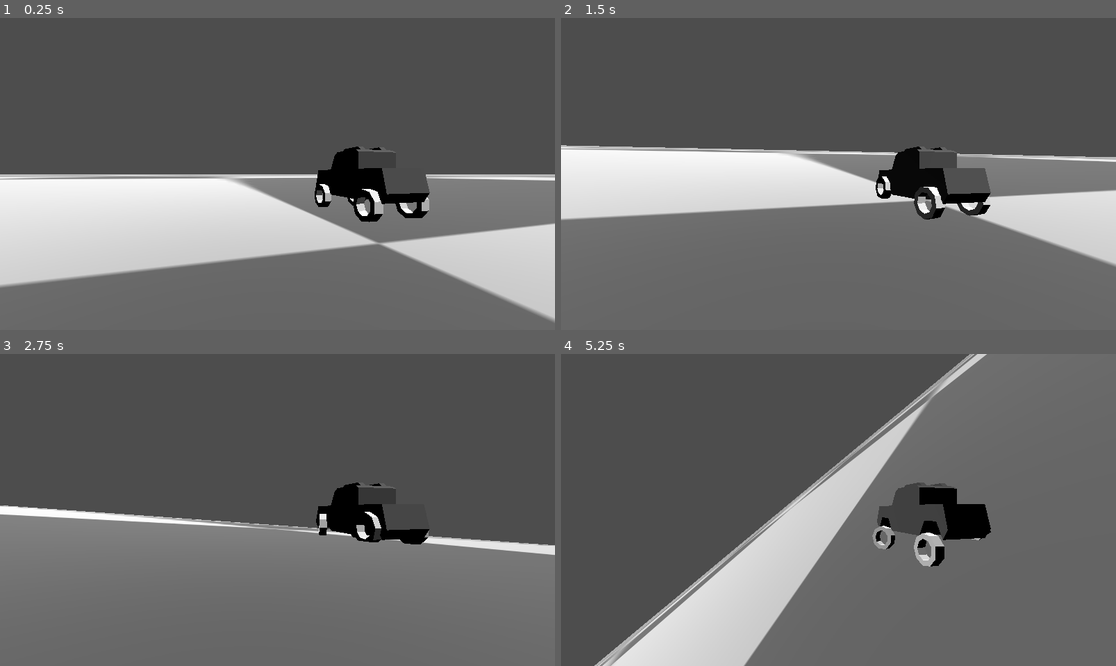
Above: before the commit, frames 1-4 (two rows, left to right).
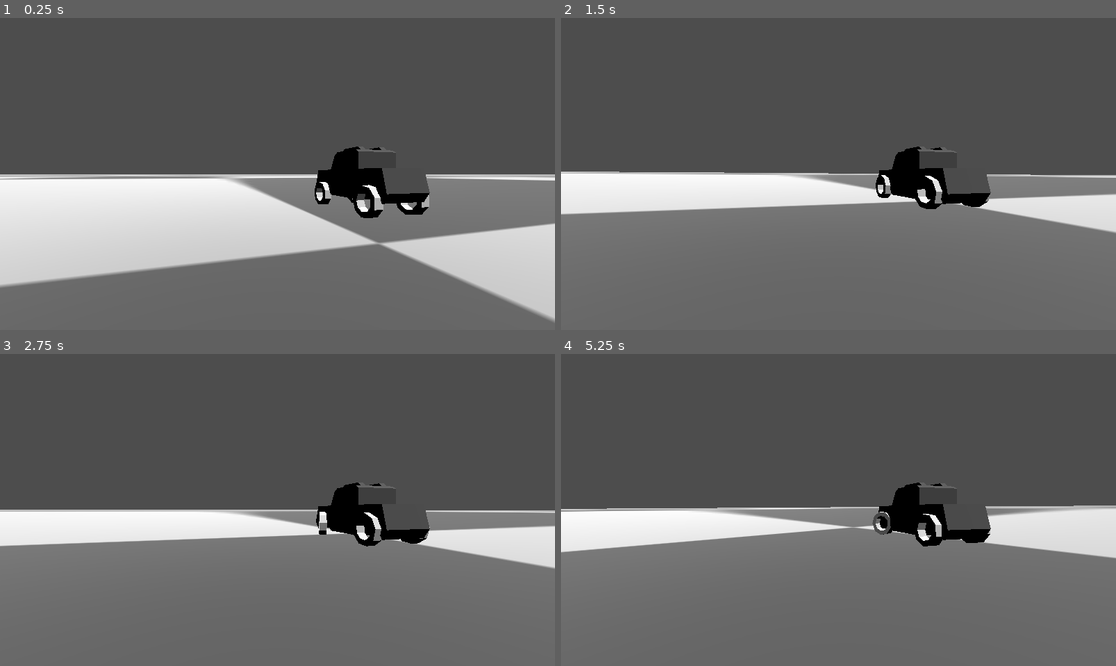
Above: after the commit, the same moments.

Repository: luankaike-code/jh_conclusao_dev
Game: Godot game, scene res://scenes/worlds/test/test_world.tscn
The game is run twice, just before and just after one commit, with the same random seed, the same clock (stepped at 60 frames per second) and the same inputs.
Inputs:
- Up to frame 1 (0.25 s): no input
- Up to frame 2 (1.5 s): hold D (game_turn_right) 0.53-1.28 s; tap S (game_deceleration) at 0.6, 1.35 s; hold A (game_turn_left) from 1.28 s (still down)
- Up to frame 3 (2.75 s): release A (game_turn_left) at 2.03 s; hold D (game_turn_right) from 2.03 s (still down); tap S (game_deceleration) at 2.1 s
- Up to frame 4 (5.25 s): release D (game_turn_right) at 2.78 s; hold W (game_acceleration) 2.78-3.53 s; tap S (game_deceleration) every 0.75 s from 2.85 to 5.1 s; hold A (game_turn_left) from 3.53 s (still down)

The runs differ from the first frame. In frame 1, 0.5% of the frame differs, in the area x 56-78%, y 52-66%; in frame 2, 10%; in frame 3, 8.4%; in frame 4, 46%, in the area x 0-100%, y 0-100%.

Commit message:
Fix car acceleration in straight line

Diff:
--- a/code-tcc-jh/scenes/raycast_car/raycast_car.gd
+++ b/code-tcc-jh/scenes/raycast_car/raycast_car.gd
@@ -3,7 +3,7 @@
 
 @export var wheels: Array[RaycastWheel]
 
-@export var acceleration := 100.0
+@export var acceleration := 800.0
 @export var deceleration := 100.0
 @export var motor_input: int
 
--- a/code-tcc-jh/scenes/raycast_car/raycast_car.tscn
+++ b/code-tcc-jh/scenes/raycast_car/raycast_car.tscn
@@ -11,6 +11,7 @@
 points = PackedVector3Array(0.5661, 2.4687648, -1.61972, -2.0370998, -0.98897487, -6.4970074, -2.0353901, -0.859937, -6 …(733 unchanged characters)…
 
 [node name="RaycastCar" type="RigidBody3D" unique_id=1540622167 node_paths=PackedStringArray("wheels")]
+mass = 50.0
 script = ExtResource("1_46vcx")
 wheels = [NodePath("RaycastWheelBL"), NodePath("RaycastWheelBR"), NodePath("RaycastWheelFL"), NodePath("RaycastWheelFR")]
 
@@ -24,15 +25,23 @@
 shape = SubResource("ConvexPolygonShape3D_lsq2b")
 
 [node name="RaycastWheelFL" parent="." unique_id=2125478287 instance=ExtResource("2_scyro")]
-transform = Transform3D(1, 0, 0, 0, 1, 0, 0, 0, 1, -1.677, -1.221544, -2.852)
+transform = Transform3D(1, 0, 0, 0, 1, 0, 0, 0, 1, -1.677, -0.99801254, -2.852)
+suspension_strength = 5000.0
+damping_strength = 50.0
 
 [node name="RaycastWheelFR" parent="." unique_id=1939493024 instance=ExtResource("2_scyro")]
-transform = Transform3D(1, 0, 0, 0, 1, 0, 0, 0, 1, 1.677, -1.221544, -2.852)
+transform = Transform3D(1, 0, 0, 0, 1, 0, 0, 0, 1, 1.677, -0.99801254, -2.852)
+suspension_strength = 5000.0
+damping_strength = 50.0
 
 [node name="RaycastWheelBL" parent="." unique_id=37950975 instance=ExtResource("2_scyro")]
-transform = Transform3D(0.99999875, -0.0015678873, -0.00016444211, 0.0015677918, 0.99999857, -0.00056761777, 0.00016534884, 0.0005673543, 0.9999998, -1.6772771, -1.221823, 2.6555295)
+transform = Transform3D(0.99999875, -0.0015678873, -0.00016444211, 0.0015677918, 0.99999857, -0.00056761777, 0.00016534884, 0.0005673543, 0.9999998, -1.6772771, -0.9982915, 2.6555295)
+suspension_strength = 5000.0
+damping_strength = 50.0
 has_motor = true
 
 [node name="RaycastWheelBR" parent="." unique_id=246883373 instance=ExtResource("2_scyro")]
-transform = Transform3D(0.99999875, -0.0015678873, -0.00016444211, 0.0015677918, 0.99999857, -0.00056761777, 0.00016534884, 0.0005673543, 0.9999998, 1.677, -1.221544, 2.656)
+transform = Transform3D(0.99999875, -0.0015678873, -0.00016444211, 0.0015677918, 0.99999857, -0.00056761777, 0.00016534884, 0.0005673543, 0.9999998, 1.677, -0.99801254, 2.656)
+suspension_strength = 5000.0
+damping_strength = 50.0
 has_motor = true
--- a/code-tcc-jh/scenes/raycast_car/raycast_wheel/raycast_wheel.tscn
+++ b/code-tcc-jh/scenes/raycast_car/raycast_wheel/raycast_wheel.tscn
@@ -7,6 +7,7 @@
 script = ExtResource("1_d5if0")
 
 [node name="RayCast3D" type="RayCast3D" parent="." unique_id=1952132022]
+process_physics_priority = -1
 
 [node name="Model" type="MeshInstance3D" parent="." unique_id=510317468]
 mesh = ExtResource("1_m23je")
